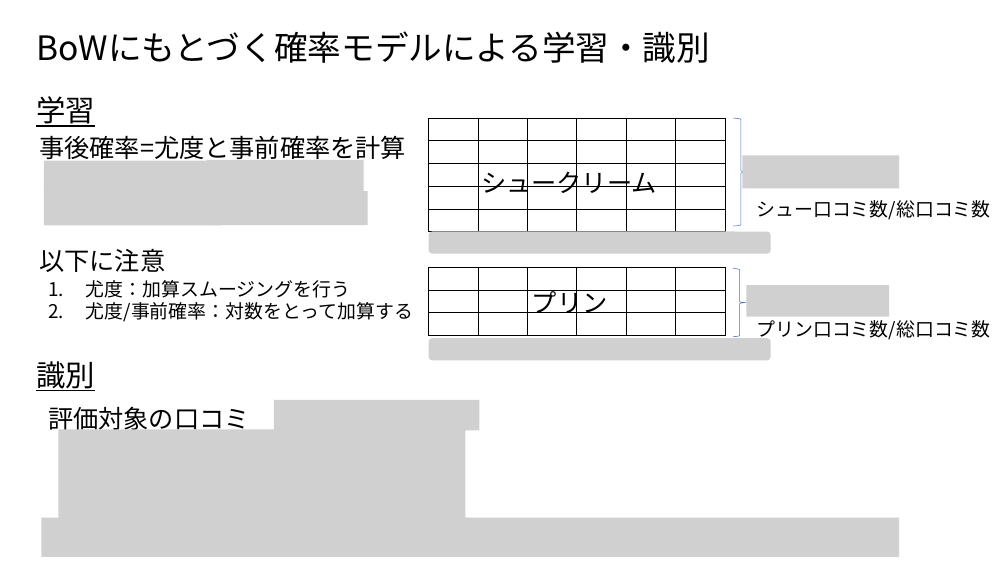
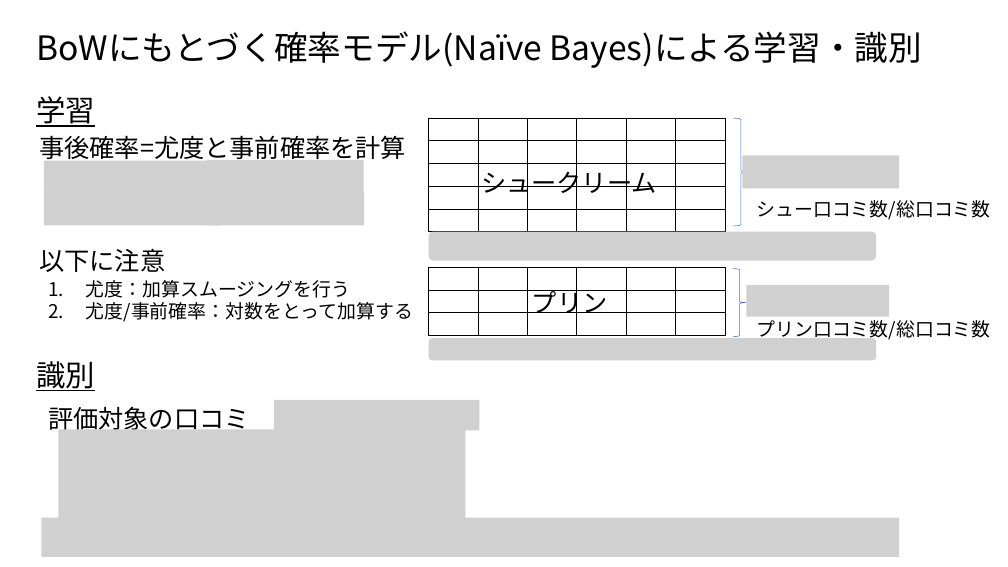
Before and after one commit to ueharaLab/NLP5_probabilistic-classifier, a slide deck: slide 21 of NLP_5 probabilistc classifier.pptx. Drawn at 1008x567 pixels with LibreOffice and Linux fonts; fonts in the diff are those of the drawing; grey boxes stand for pictures. Boxes give left, top, right and bottom in pixels: in the first picture for what was removed or moved away, otherwise in the second. Text is boxed around its words. In the diff, an @@ line names an element or a change of style, - is before the commit and + after.

```diff
--- a/NLP_5 probabilistc classifier.pptx
+++ b/NLP_5 probabilistc classifier.pptx
@@ text at bbox=[36, 31, 922, 68]: text changed @@
-BoWにもとづく確率モデルによる学習・識別
+BoWにもとづく確率モデル(Naïve Bayes)による学習・識別
@@ picture: place and size @@
-picture at bbox=[211, 191, 368, 225]
+picture at bbox=[207, 191, 364, 225]
@@ picture: place and size @@
-picture at bbox=[429, 231, 771, 253]
+picture at bbox=[429, 231, 876, 260]
@@ picture: place and size @@
-picture at bbox=[429, 338, 771, 360]
+picture at bbox=[429, 338, 876, 360]
```
Also in this commit, not shown: 3 other slides changed, 5 other files.
